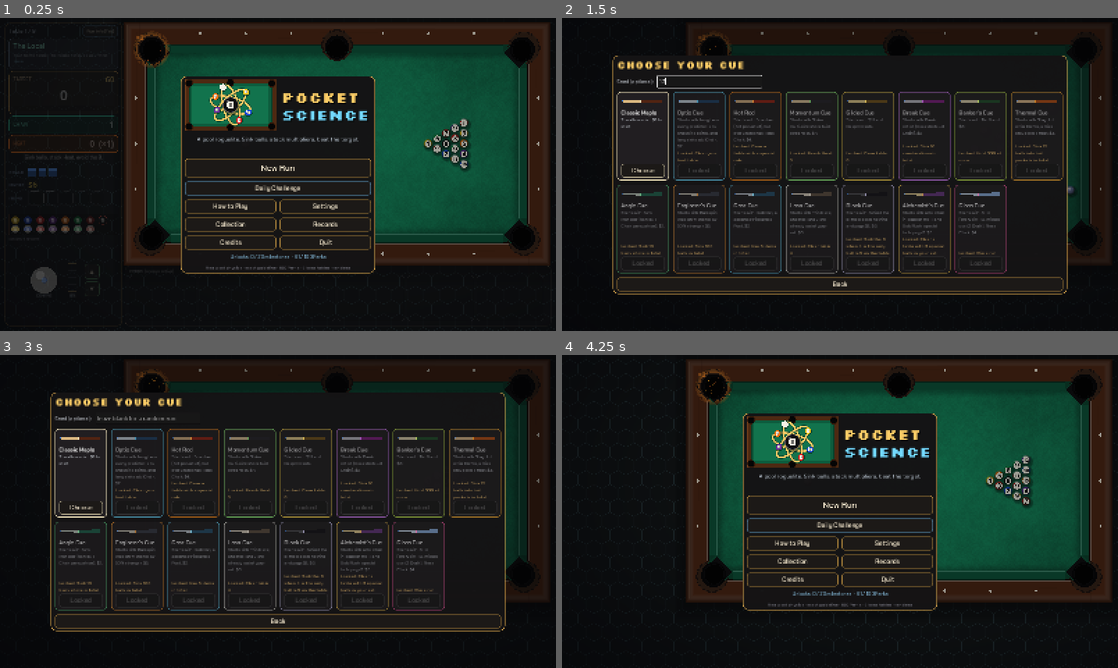
Above: before the commit, frames 1-4 (two rows, left to right).
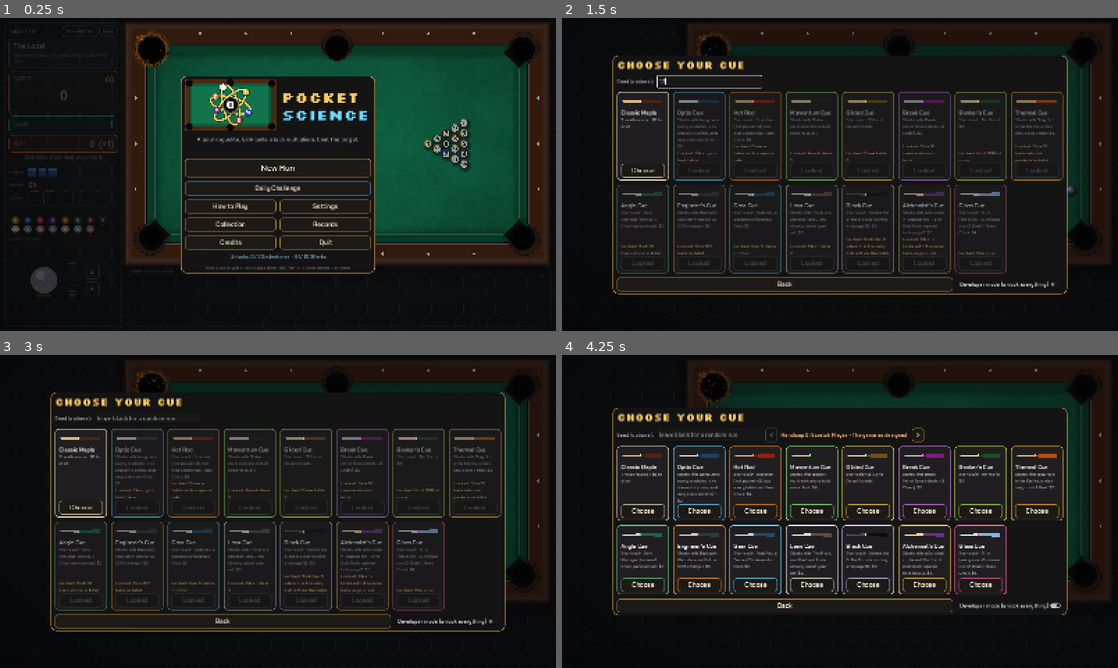
Above: after the commit, the same moments.

Repository: jordanbenjaminmitchell/pocket-science
Game: Godot game, scene res://main.tscn
Two runs of this game, one before a commit and one after it. Both use one fixed random seed, a clock stepped at 60 frames per second and the inputs below.
Inputs (mouse positions are in pixels of both pictures, inside the frame that each line leads up to):
- Up to frame 1 (0.25 s): no input
- Up to frame 2 (1.5 s): click "New Run" at 0.5 s; click (712, 80) at 1.27 s; type "12" at 1.35 s
- Up to frame 3 (3 s): click "Back" at 2 s; click "New Run" at 2.75 s
- Up to frame 4 (4.25 s): click (1012, 621) at 3.5 s, where only the run after the commit has a clickable "Developer mode (unlock everyt…"

The runs differ from the first frame. In frame 1, less than 0.1% of the frame differs, in the area x 14-20%, y 3-5%; in frame 2, 0.4%; in frame 3, 0.4%; in frame 4, 34%, in the area x 9-97%, y 4-84%.

Commit message:
Taken side bets show what they are; Menu button everywhere, clearer quit; Developer mode on cue select

Diff:
--- a/src/main.gd
+++ b/src/main.gd
@@ -204,14 +204,15 @@
 	if lbl_bounty == null or run.bounty == "":
 		return
 	var bt: Dictionary = Catalog.BOUNTIES[run.bounty]
-	var known: bool = run.bet_peeked or run.bet_state == "won" or run.bet_state == "passed" and run.shots_taken > 0
+	# A bet you have taken is always shown: you need to know what you are playing for.
+	var known: bool = run.bet_peeked or run.bet_state == "taken" or run.bet_state == "won" or run.bet_state == "passed" and run.shots_taken > 0
 	var what: String = bt.name if known else "face down"
 	var line := ""
 	match run.bet_state:
 		"offer":
 			line = "Side bet (%s): stake $%d, a %s bet pays $%d" % [what, run.bet_stake(), Catalog.BET_TIERS[int(bt.tier)] if kn …(241 unchanged characters)…
 		"taken":
-			line = "Side bet (%s): $%d riding, pays $%d" % [what, run.bet_stake(), run.bounty_reward()]
+			line = "Side bet: %s. $%d riding (%s), pays $%d" % [bt.name, run.bet_stake(), Catalog.BET_TIERS[int(bt.tier)], run.bounty_reward()]
 		"won":
 			line = "Side bet WON: %s" % bt.name
 		_:
@@ -231,6 +232,7 @@
 	var bet := _button("Bet $%d" % run.bet_stake(), func():
 		if run.take_bet():
 			sfx.play("coin", 0.8)
+			_flash_banner("BET: " + str(Catalog.BOUNTIES[run.bounty].name).to_upper(), Color(1.0, 0.85, 0.35), 2.0)
 			_refresh_hud()
 			_save_progress(), Color(1.0, 0.85, 0.35))
 	bet.disabled = run.money < run.bet_stake()
@@ -2767,7 +2769,7 @@
 	log_title.visible = not t
 	log_label.visible = not t
 	lbl_hint.visible = not t
-	menu_btn.visible = t
+	menu_btn.visible = true   # every player can reach the menu (and quit the run) with a click or tap
 	info_btn_ref.text = "Run info" if t else "Run info [Tab]"
 	_sync_aim_btn()
 
@@ -3403,7 +3405,25 @@
 			row.add_theme_constant_override("separation", 12)
 			v.add_child(row)
 		row.add_child(p)
-	v.add_child(_button("Back", _show_title))
+	var foot := HBoxContainer.new()
+	foot.add_theme_constant_override("separation", 14)
+	v.add_child(foot)
+	var back := _button("Back", _show_title)
+	back.size_flags_horizontal = Control.SIZE_EXPAND_FILL
+	foot.add_child(back)
+	var dev := CheckButton.new()
+	dev.text = "Developer mode (unlock everything)"
+	dev.name = "dev_toggle"
+	dev.button_pressed = settings.dev_mode
+	dev.add_theme_font_override("font", F_SEMI)
+	dev.add_theme_font_size_override("font_size", 15)
+	dev.toggled.connect(func(on: bool):
+		settings.dev_mode = on
+		_apply_settings()
+		_save_settings()
+		sfx.play("ui", 0.8)
+		_show_cue_select.call_deferred())
+	foot.add_child(dev)
 
 
 var meta := Meta.new()
@@ -3551,13 +3571,20 @@
 	v.add_child(_button("Resume", _resume))
 	v.add_child(_button("How to Play", _show_help))
 	v.add_child(_button("Settings", func(): _show_settings(_show_pause_again)))
-	v.add_child(_button("Save & quit to title", func():
+	v.add_child(_button("Back to menu (run saved)", func():
 		paused = false
 		_show_title(), Color(0.6, 0.75, 0.9)))
-	v.add_child(_button("Abandon run", func():
+	# Quitting throws the run away, so it takes a second tap.
+	var quit_run := _button("Quit run", func(): pass, Color(0.9, 0.4, 0.3))
+	quit_run.pressed.connect(func():
+		if quit_run.text == "Quit run":
+			quit_run.text = "Really quit? The run is lost"
+			return
 		paused = false
 		RunState.clear_save()
-		_show_title(), Color(0.9, 0.4, 0.3)))
+		_show_title())
+	quit_run.name = "quit_run"
+	v.add_child(quit_run)
 	v.add_child(_button("Quit game", func(): get_tree().quit(), Color(0.9, 0.4, 0.3)))
 
 
--- a/tests/test_input.gd
+++ b/tests/test_input.gd
@@ -407,6 +407,42 @@
 				check(r.position.y >= 0 and r.end.y <= 900.5, "%s fits with larger text (%s)" % [name, r])
 	s.reset()
 	g._apply_settings()
+	print("menus")
+	g._show_cue_select()
+	await _frames(1)
+	var dev: CheckButton = g.overlay.find_child("dev_toggle", true, false)
+	check(dev != null, "Developer mode is on the cue-select screen")
+	dev.button_pressed = true
+	await _frames(2)
+	check(g.settings.dev_mode and g.meta.dev_mode and g.meta.cue_unlocked("black"), "and switching it on unlocks everything")
+	var dev2: CheckButton = g.overlay.find_child("dev_toggle", true, false)
+	dev2.button_pressed = false
+	await _frames(2)
+	check(not g.meta.dev_mode, "and off again")
+	g._new_run()
+	await _frames(2)
+	check(g.menu_btn.visible, "the Menu button is always there")
+	g._show_pause()
+	await _frames(1)
+	var qr: Button = g.overlay.find_child("quit_run", true, false)
+	qr.pressed.emit()
+	await _frames(1)
+	check(g.paused and g.state != g.S.TITLE, "Quit run asks to confirm first")
+	qr.pressed.emit()
+	await _frames(2)
+	check(not g.paused and g.state == g.S.TITLE, "and a second tap quits to the menu")
+	print("side bets")
+	g._new_run()
+	await _frames(2)
+	g.run.money = 50
+	g.run.bounty = "solid"
+	g.run.bet_state = "offer"
+	g.run.bet_peeked = false
+	g._refresh_bet()
+	check(not g.lbl_bounty.get_parsed_text().contains("Sink a solid"), "a blind bet stays hidden before you take it")
+	check(g.run.take_bet(), "take the blind bet")
+	g._refresh_bet()
+	check(g.lbl_bounty.get_parsed_text().contains("Sink a solid ball"), "once taken, the bet shows what it is")
 	print("input tests: %d failures" % failures)
 	quit(1 if failures > 0 else 0)
 
